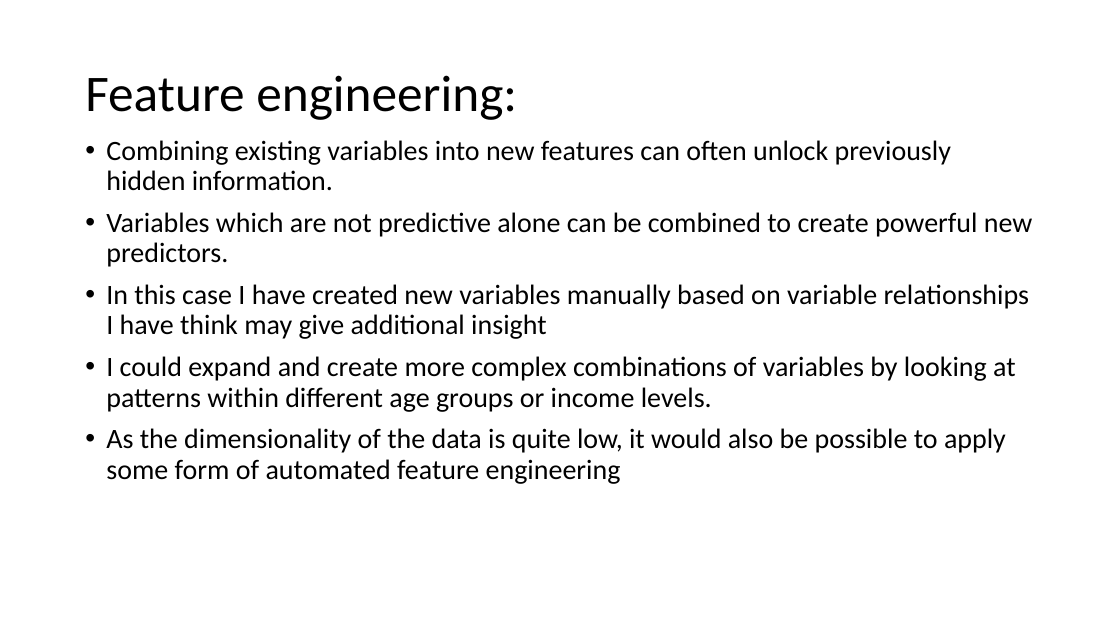
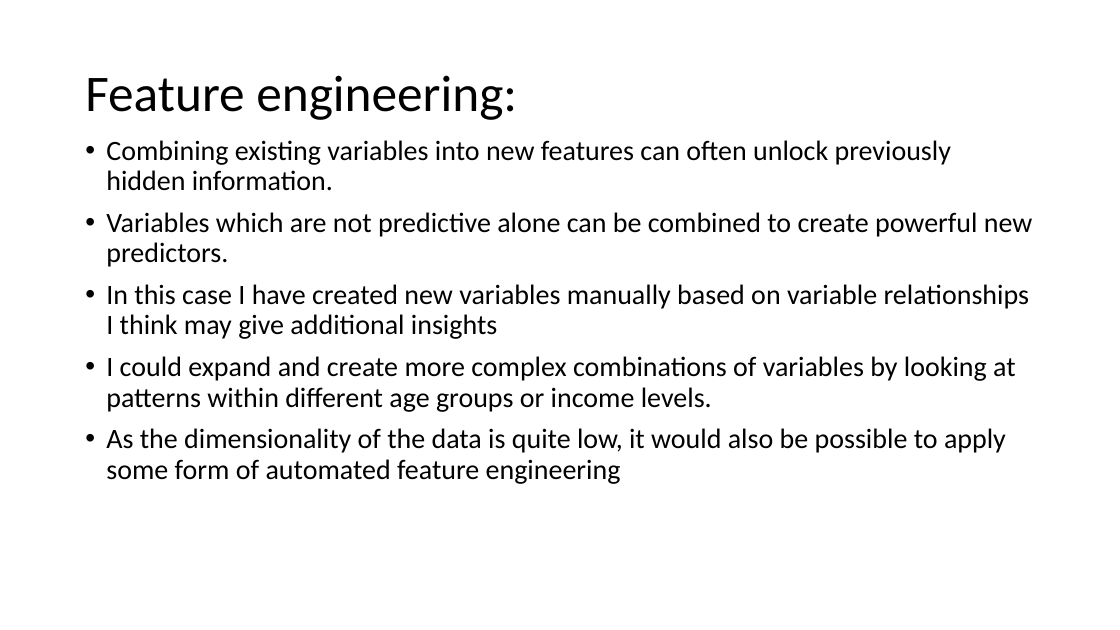
Before and after one commit to matthewjones-perth/givemesomecredit, a slide deck: slide 22 of Paidy Dataset Exercise.pptm. Drawn at 1120x630 pixels with LibreOffice and Linux fonts; fonts in the diff are those of the drawing. Boxes give left, top, right and bottom in pixels: in the first picture for what was removed or moved away, otherwise in the second. Text is boxed around its words. In the diff, an @@ line names an element or a change of style, - is before the commit and + after.

```diff
--- a/Paidy Dataset Exercise.pptm
+++ b/Paidy Dataset Exercise.pptm
@@ text at box(106, 284, 1030, 339): text changed @@
-• In this case I have created new variables manually based on variable relationships I have think may give additional insight
+• In this case I have created new variables manually based on variable relationships I think may give additional insights
```
Also in this commit, not shown: 12 other slides changed.
